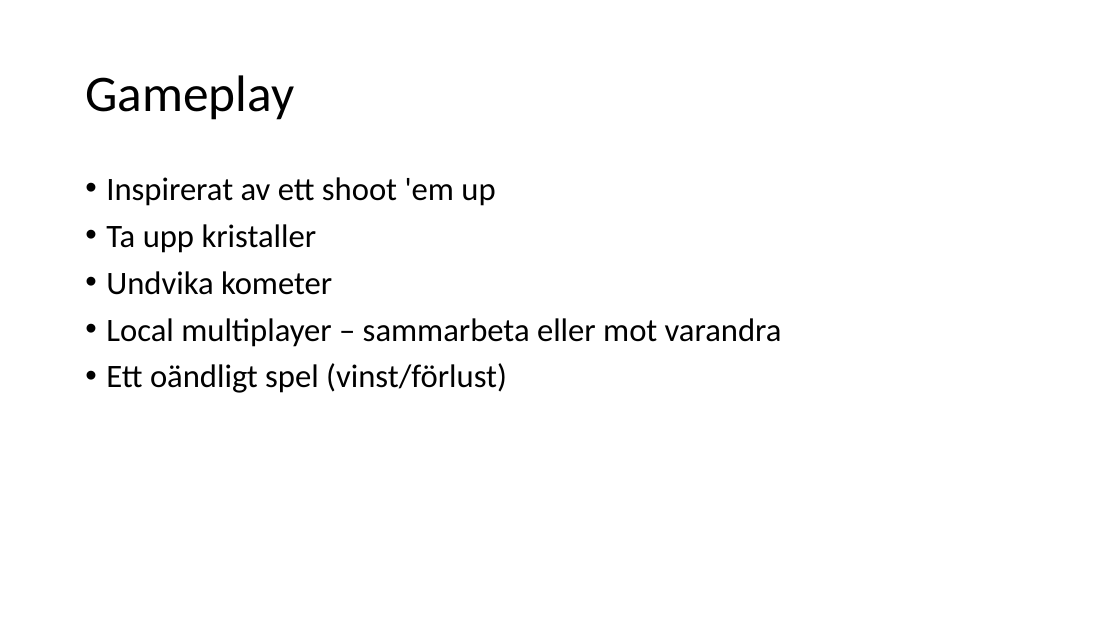
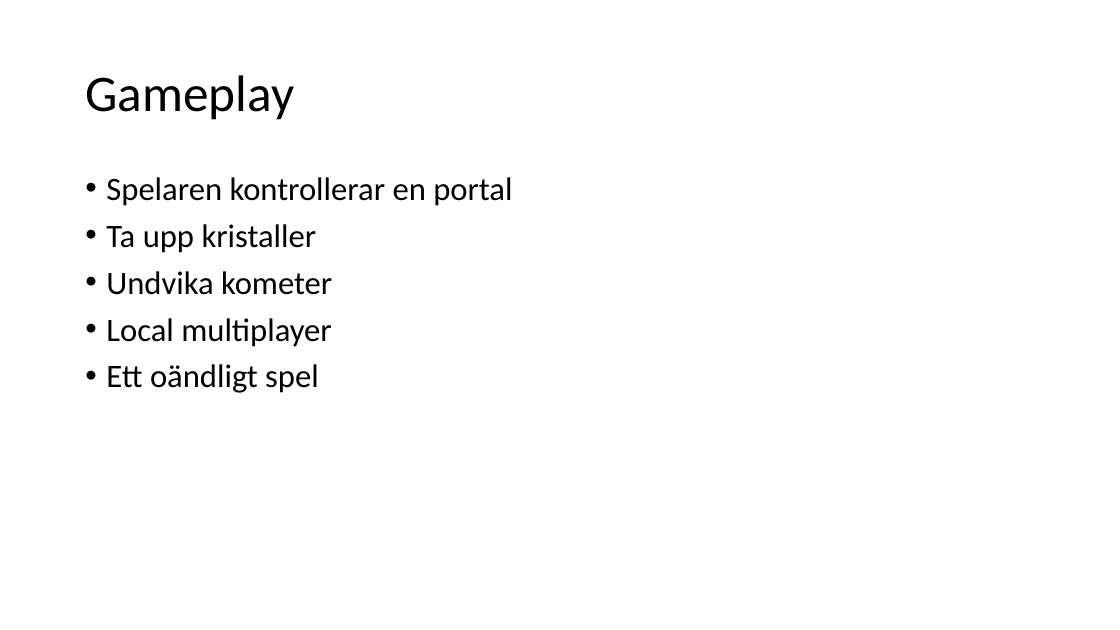
Before and after one commit to lunderot/MortalPortal, a slide deck: slide 3 of Documents/Mortal Portal.pptx. Drawn at 1120x630 pixels with LibreOffice and Linux fonts; fonts in the diff are those of the drawing. Boxes give left, top, right and bottom in pixels: in the first picture for what was removed or moved away, otherwise in the second. Text is boxed around its words. In the diff, an @@ line names an element or a change of style, - is before the commit and + after.

```diff
--- a/Documents/Mortal Portal.pptx
+++ b/Documents/Mortal Portal.pptx
@@ text at (x1=106, y1=177, x2=512, y2=206): text changed @@
-• Inspirerat av ett shoot 'em up
+• Spelaren kontrollerar en portal
@@ text at (x1=106, y1=318, x2=331, y2=393): text changed @@
-• Local multiplayer – sammarbeta eller mot varandra
-• Ett oändligt spel (vinst/förlust)
+• Local multiplayer
+• Ett oändligt spel
```
Also in this commit, not shown: 6 other slides changed.
